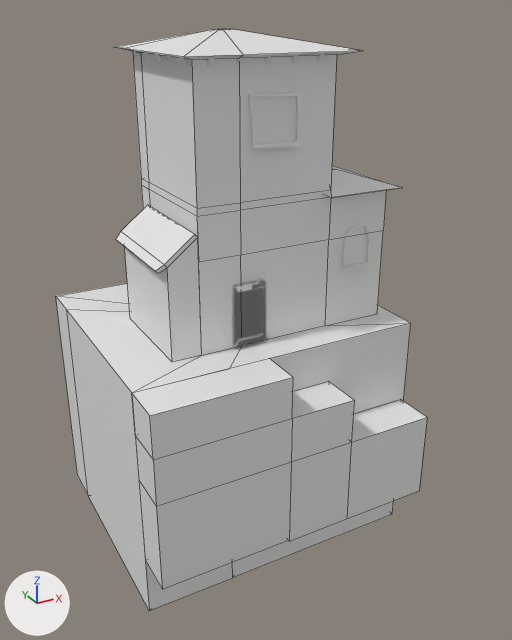
Two versions of the FBX model Assets/Prefabs/lucie fbx/house 2.fbx, one commit apart.
Both versions are drawn from a camera (50 mm lens) standing at (-6.6, -18.8, 17.3) and looking at (9.2, 9.9, 2.9). Arrows for +X, +Y and +Z are at lower left; the lights stay in place. The first picture is the older version. Mesh edges are drawn as thin lines on the coarser meshes. Where no turn or scale is listed for an object, it has been applied to the vertices. Vertices at exactly the same position are counted once.

In view in the first picture: 'Cube.017', 'Cube.019', 'raam.010', 'raam.011' and 2 more.
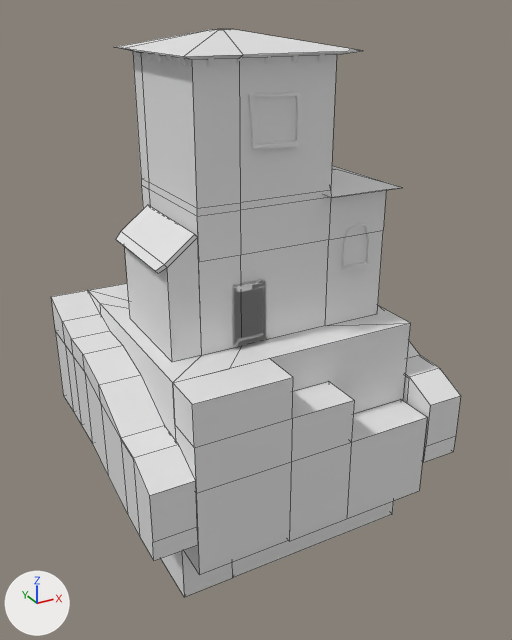
What differs and where, as boxes (x1, y1, x2, y2) in the pictures (512 x 640 px; the box of a moved part takes in the faces that stretch with it):
'Cube.019', reshaped (9% narrower): before (56, 29, 427, 611); after (88, 29, 427, 597)
'Cube.003', added: after (51, 290, 198, 561)
'Cube.004', added: after (403, 341, 461, 462)
part 1 of me_cube_051, moved or reshaped: before (56, 283, 293, 611); after (88, 283, 293, 597)

The change, as a diff of the scene's bpy script:
```diff
--- a/Assets/Prefabs/lucie fbx/house 2.fbx.py
+++ b/Assets/Prefabs/lucie fbx/house 2.fbx.py
@@ me_cube_051 @@
 # used by ob_cube_019; location = (4.28, 4.5, 2.14)
-me_cube_051.from_pydata(...)  # 141 vertices, 136 faces; spans x -3.2..11.2, y -1.0..13.0, z -10.6..14.3
+me_cube_051.from_pydata(...)  # 141 vertices, 136 faces; spans x -1.4..11.2, y -1.0..13.0, z -10.6..14.3
+# me_cube_051 part 1: all 13 vertices in x -3.2, y -1.0..13.0, z -10.6..1.0 are moved by (1.8, 0.0, 0.0)
@@ me_cube_057_1 @@
+me_cube_057_1.from_pydata(...)  # 48 vertices, 44 faces; spans x -1.0..1.0, y -12.89..1.0, z -6.01..1.0
@@ ob_cube_004 @@
+ob_cube_004 = bpy.data.objects.new('Cube.004', me_cube_057_1)
+ob_cube_004.location = (16.45, 16.46, 2.16)
@@ ob_cube_003 @@
+ob_cube_003 = bpy.data.objects.new('Cube.003', me_cube_057_1.copy())
+ob_cube_003.location = (1.86, 16.46, 2.15)
```
